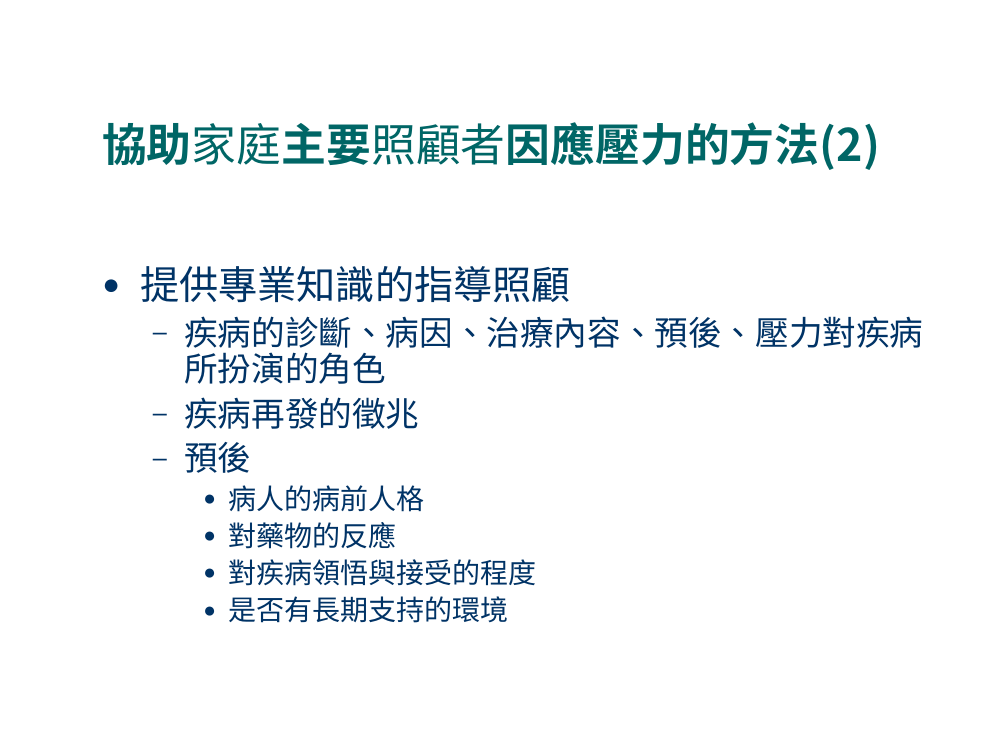
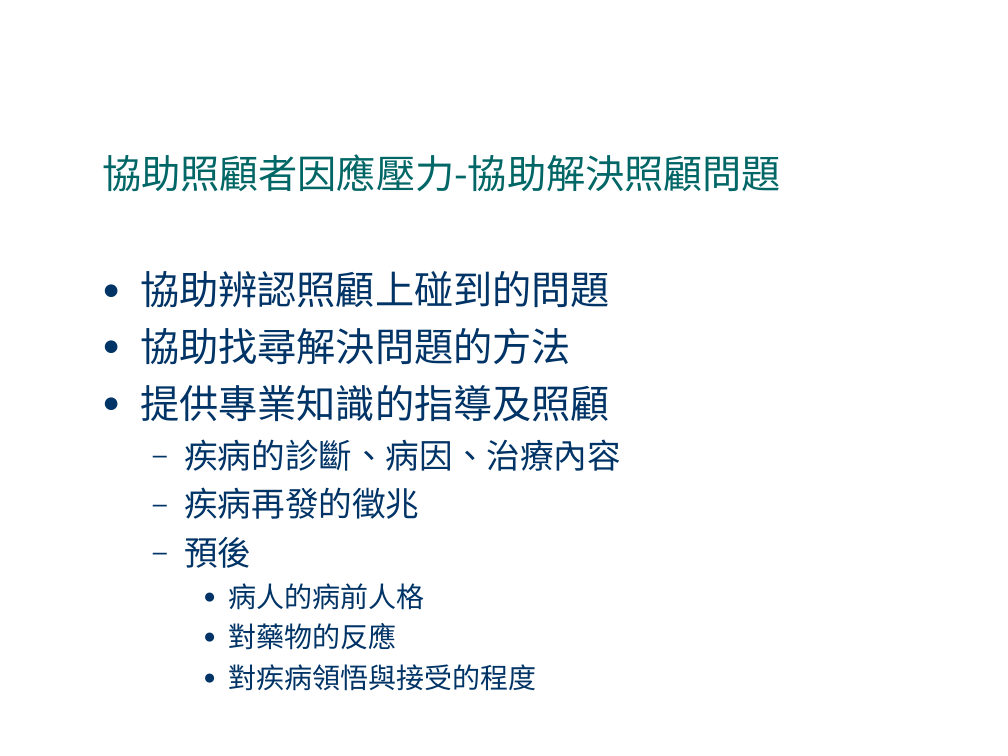
Before and after one commit to fhopecc/stxt, a slide deck: slide 17 of doc/tutorial/home_care.odp (slide 18 before the commit). Drawn at 1008x756 pixels with LibreOffice and Linux fonts; fonts in the diff are those of the drawing. Boxes give left, top, right and bottom in pixels: in the first picture for what was removed or moved away, otherwise in the second. Text is boxed around its words. In the diff, an @@ line names an element or a change of style, - is before the commit and + after.

```diff
--- a/doc/tutorial/home_care.odp
+++ b/doc/tutorial/home_care.odp
@@ title "協助照顧者因應壓力-協助解決照顧問題" at [102,154,781,192]: vertical alignment middle to bottom @@
@@ title at [102,154,781,192]: text changed; size 32 to 28 pt; bold off @@
-協助家庭主要照顧者因應壓力的方法(2)
+協助照顧者因應壓力-協助解決照顧問題
@@ text at [140,271,621,471]: text changed; size 24 to 28 pt @@
-● 提供專業知識的指導照顧
-  – 疾病的診斷、病因、治療內容、預後、壓力對疾病所扮演的角色
+● 協助辨認照顧上碰到的問題
+● 協助找尋解決問題的方法
+● 提供專業知識的指導及照顧
+  – 疾病的診斷、病因、治療內容
@@ text at [184,487,536,691]: line spacing 0.9 to 1 @@
@@ text at [228,596,508,623]: paragraph removed @@
-    ● 是否有長期支持的環境
```
Also in this commit, not shown: 8 other slides changed.
